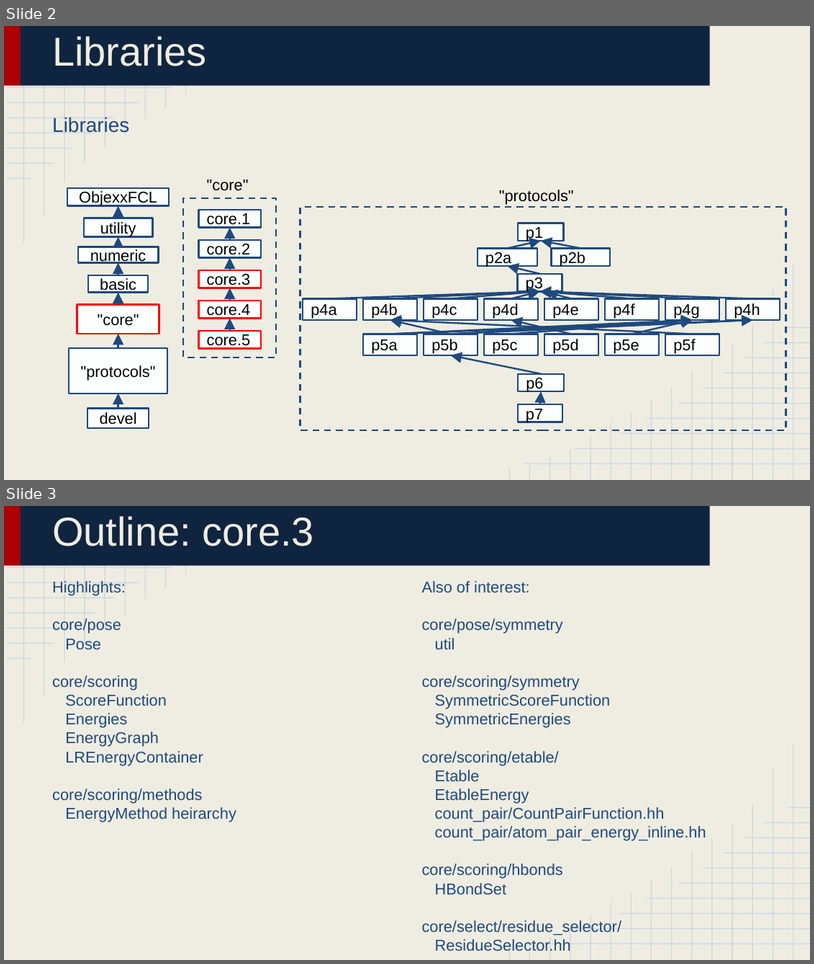
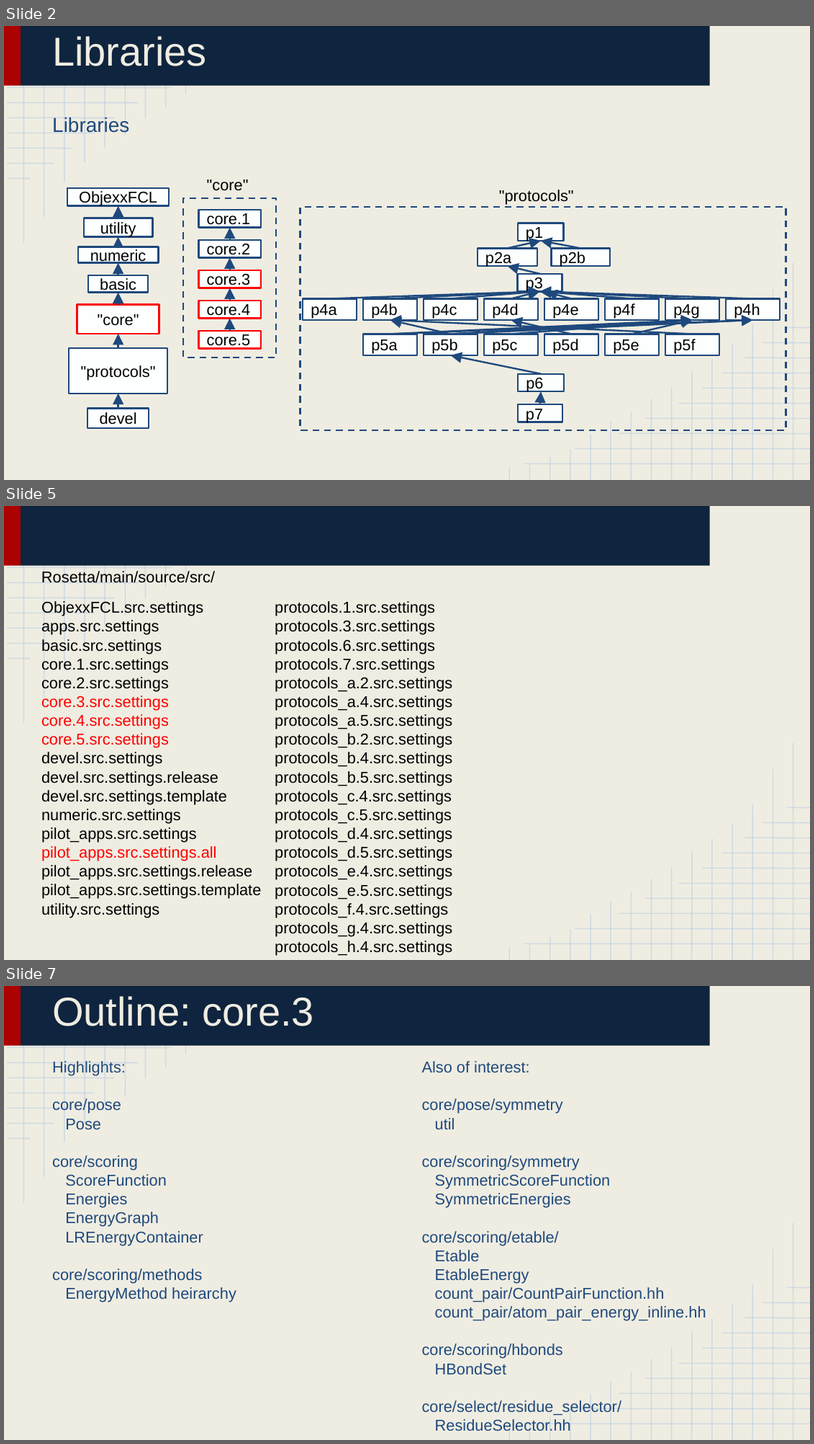
Before and after one commit to huabaiuw/prepare_bootcamp_2016_Aug, a slide deck: Lecture 4_ Library Structure 3.pptx. Shown one above the other, each under a label of ours: slides 2 and 3 before the commit, slides 2, 5 and 7 after it; the slides between them are not shown. The pictures are 814x964 and 814x1444 pixels, drawn with LibreOffice and Linux fonts; fonts in the diff are those of the drawing. Boxes give left, top, right and bottom in pixels: in the first picture for what was removed or moved away, otherwise in the second. Text is boxed around its words. In the diff, an @@ line names an element or a change of style, - is before the commit and + after.

```diff
--- a/Lecture 4_ Library Structure 3.pptx
+++ b/Lecture 4_ Library Structure 3.pptx
@@ slide 5 added at [4, 506, 810, 960], background #EFEDE2; not listed: 52 template elements that a slide beside it also shows @@
@@ text added at [41, 571, 215, 583], 14 pt, text #000000 @@
+Rosetta/main/source/src/
@@ text added at [41, 601, 261, 917], 14 pt, text #000000 @@
+ObjexxFCL.src.settings
+apps.src.settings
+basic.src.settings
+core.1.src.settings
+core.2.src.settings
+core.3.src.settings
+core.4.src.settings
+core.5.src.settings
+devel.src.settings
+devel.src.settings.release
+devel.src.settings.template
+numeric.src.settings
+pilot_apps.src.settings
+pilot_apps.src.settings.all
+pilot_apps.src.settings.release
+pilot_apps.src.settings.template
+utility.src.settings
@@ text added at [275, 601, 453, 955], 14 pt, text #000000 @@
+protocols.1.src.settings
+protocols.3.src.settings
+protocols.6.src.settings
+protocols.7.src.settings
+protocols_a.2.src.settings
+protocols_a.4.src.settings
+protocols_a.5.src.settings
+protocols_b.2.src.settings
+protocols_b.4.src.settings
+protocols_b.5.src.settings
+protocols_c.4.src.settings
+protocols_c.5.src.settings
+protocols_d.4.src.settings
+protocols_d.5.src.settings
+protocols_e.4.src.settings
+protocols_e.5.src.settings
+protocols_f.4.src.settings
+protocols_g.4.src.settings
+protocols_h.4.src.settings
@@ what was slide 3 is now slide 7 @@
```
Also in this commit, not shown: 8 slides changed, 5 other slides added, 1 slide removed, 3 other files.
